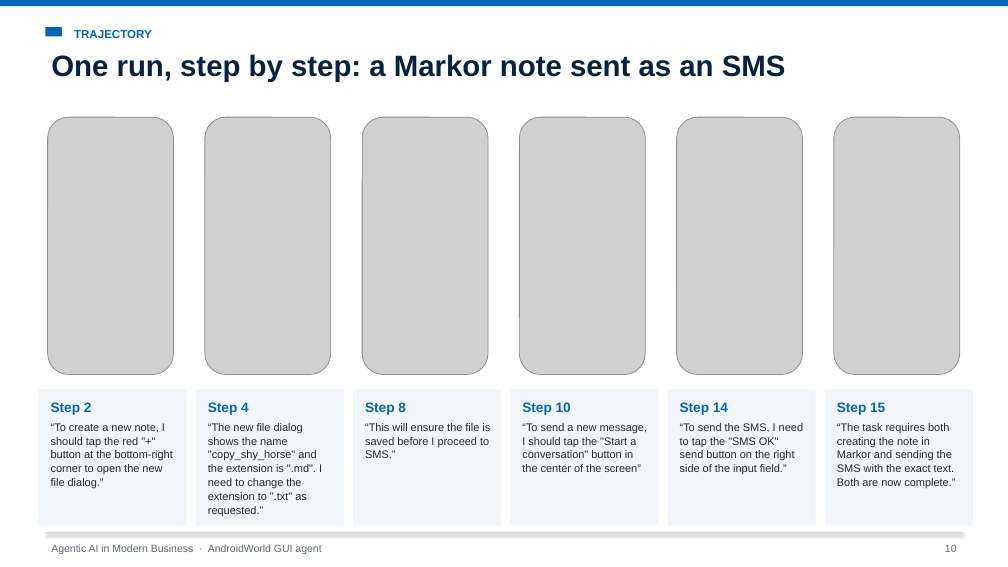
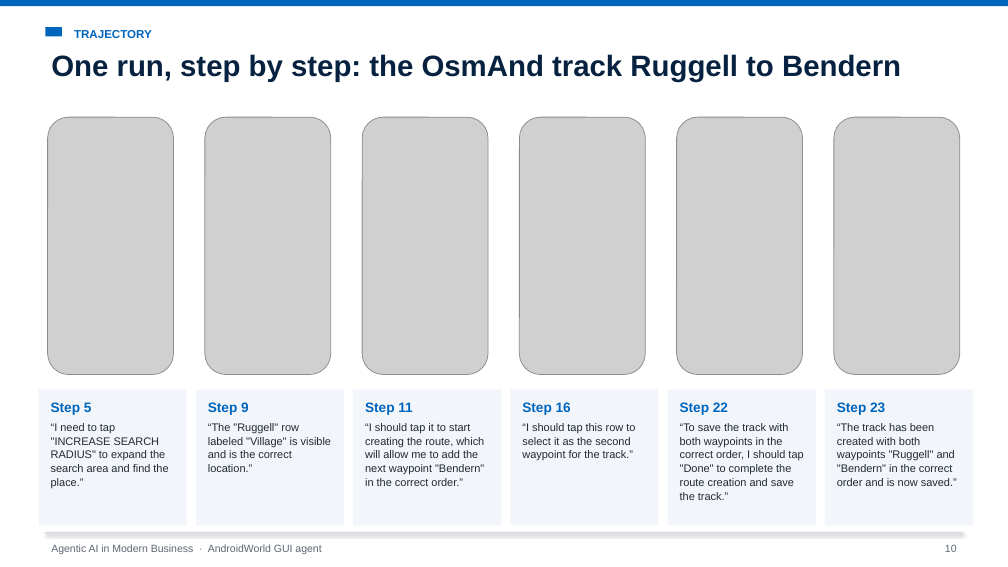
Before and after one commit to Chenschenschen/androidworld-gui-agent, a slide deck: slide 10 of presentation/AndroidWorld_GUI_Agent_Presentation.pptx. Drawn at 1008x567 pixels with LibreOffice and Linux fonts; fonts in the diff are those of the drawing; grey boxes stand for pictures. Boxes give left, top, right and bottom in pixels: in the first picture for what was removed or moved away, otherwise in the second. Text is boxed around its words. In the diff, an @@ line names an element or a change of style, - is before the commit and + after.

```diff
--- a/presentation/AndroidWorld_GUI_Agent_Presentation.pptx
+++ b/presentation/AndroidWorld_GUI_Agent_Presentation.pptx
@@ text at [51, 54, 901, 82]: text changed @@
-One run, step by step: a Markor note sent as an SMS
+One run, step by step: the OsmAnd track Ruggell to Bendern
@@ text at [51, 402, 92, 415]: text changed @@
-Step 2
+Step 5
@@ text at [208, 402, 249, 415]: text changed @@
-Step 4
+Step 9
@@ text at [365, 402, 412, 415]: text changed @@
-Step 8
+Step 11
@@ text at [680, 402, 728, 415]: text changed @@
-Step 14
+Step 22
@@ text at [837, 402, 885, 415]: text changed @@
-Step 15
+Step 23
@@ text at [51, 423, 168, 489]: text changed @@
-“To create a new note, I should tap the red "+" button at the bottom-right corner to open the new file dialog.”
+“I need to tap "INCREASE SEARCH RADIUS" to expand the search area and find the place.”
@@ text at [208, 423, 331, 472]: text changed @@
-“The new file dialog shows the name "copy_shy_horse" and the extension is ".md". I need to change the extension to ".txt" as requested.”
+“The "Ruggell" row labeled "Village" is visible and is the correct location.”
@@ text at [365, 423, 484, 486]: text changed @@
-“This will ensure the file is saved before I proceed to SMS.”
+“I should tap it to start creating the route, which will allow me to add the next waypoint "Bendern" in the correct order.”
@@ text at [522, 423, 635, 461]: text changed @@
-“To send a new message, I should tap the "Start a conversation" button in the center of the screen”
+“I should tap this row to select it as the second waypoint for the track.”
@@ text at [680, 423, 803, 500]: text changed @@
-“To send the SMS, I need to tap the "SMS OK" send button on the right side of the input field.”
+“To save the track with both waypoints in the correct order, I should tap "Done" to complete the route creation and save the track.”
@@ text at [837, 423, 957, 486]: text changed @@
-“The task requires both creating the note in Markor and sending the SMS with the exact text. Both are now complete.”
+“The track has been created with both waypoints "Ruggell" and "Bendern" in the correct order and is now saved.”
```
Also in this commit, not shown: 2 other slides changed, 15 other files.
